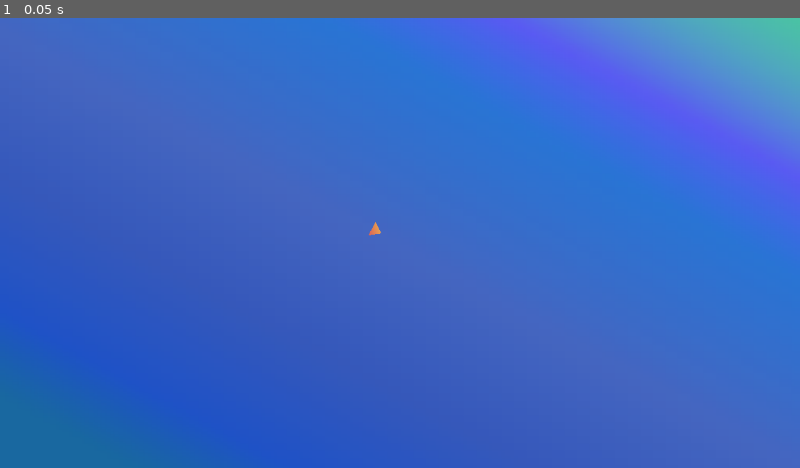
Above: before the commit, frame 1.
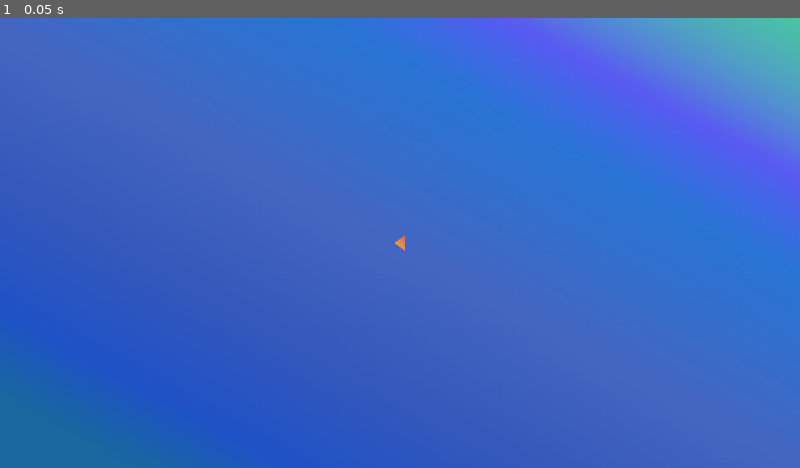
Above: after the commit, the same moment.

Repository: nskins/triangle-defender
Game: Godot game, scene res://world.tscn
The game is run twice, just before and just after one commit, with the same random seed, the same clock (stepped at 60 frames per second) and the same inputs.
Inputs:
- Up to frame 1 (0.05 s): no input

The runs differ from the first frame. In frame 1, less than 0.1% of the frame differs, in the area x 46-51%, y 45-52%.

Commit message:
Center the triangle in the map

Diff:
--- a/world.tscn
+++ b/world.tscn
@@ -32,7 +32,7 @@
 
 [node name="Triangle" type="Area2D" parent="."]
 z_index = 1
-position = Vector2(541, 306)
+position = Vector2(577, 324)
 script = ExtResource("1_vik46")
 
 [node name="Collision" type="CollisionPolygon2D" parent="Triangle"]
